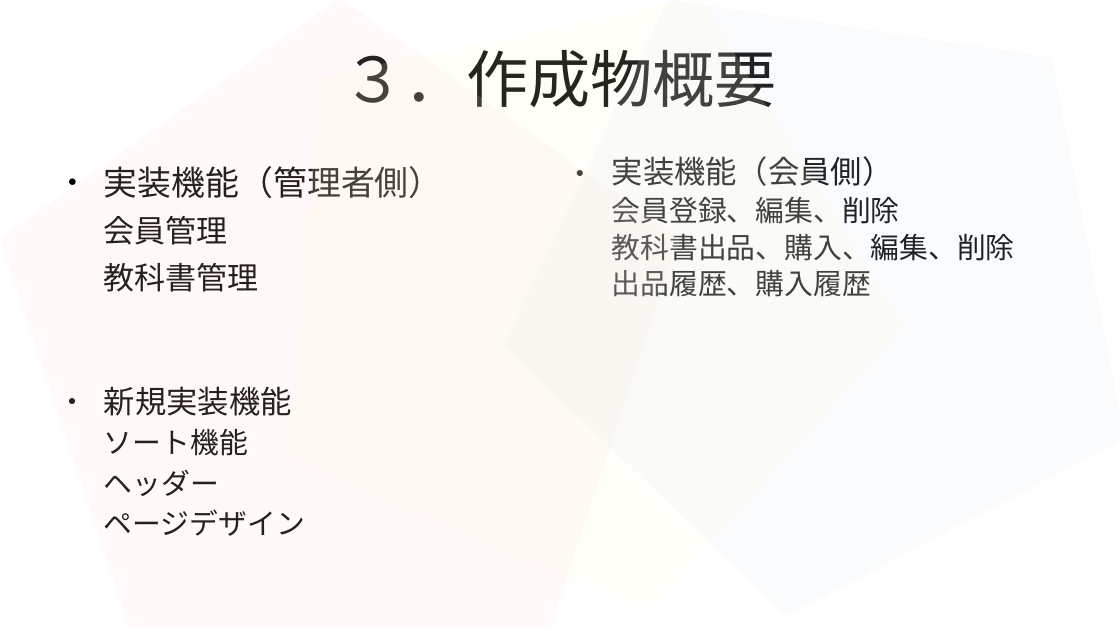
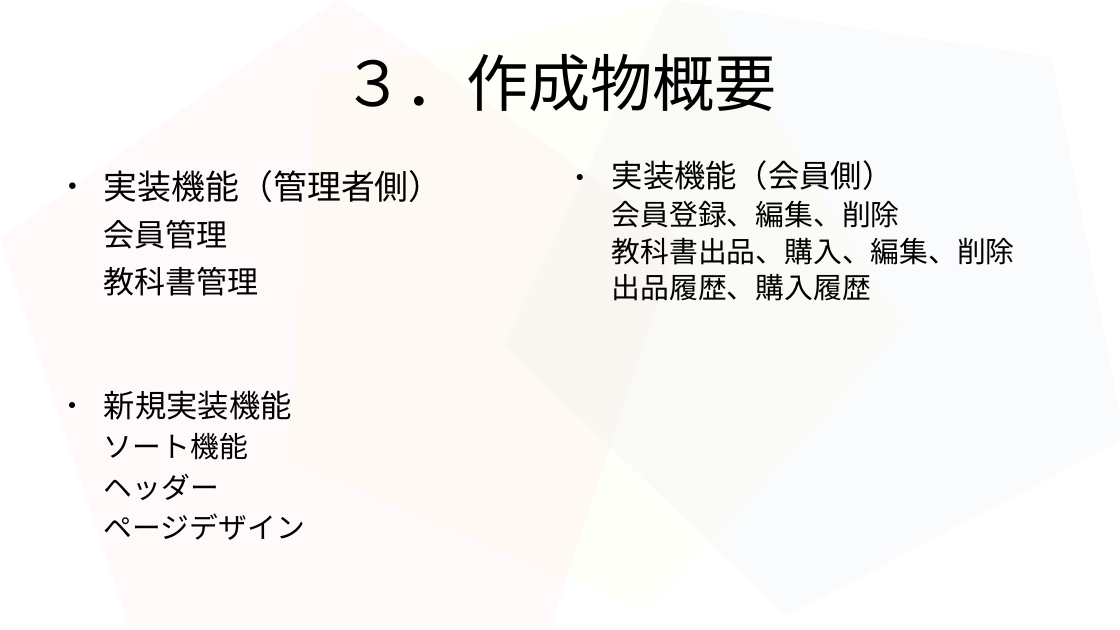
Before and after one commit to 2022java42-student009/ProjectJava, a slide deck: slide 9 of プレゼン資料.odp. Drawn at 1120x630 pixels with LibreOffice and Linux fonts; fonts in the diff are those of the drawing. Boxes give left, top, right and bottom in pixels: in the first picture for what was removed or moved away, otherwise in the second. Text is boxed around its words. In the diff, an @@ line names an element or a change of style, - is before the commit and + after.

```diff
--- a/プレゼン資料.odp
+++ b/プレゼン資料.odp
@@ 3 texts, 1 title: place and size @@
-3 texts, 1 title at (104, 50, 1015, 536)
+3 texts, 1 title at (104, 54, 1015, 540)
```
Also in this commit, not shown: 3 other slides changed, 1 other file.
